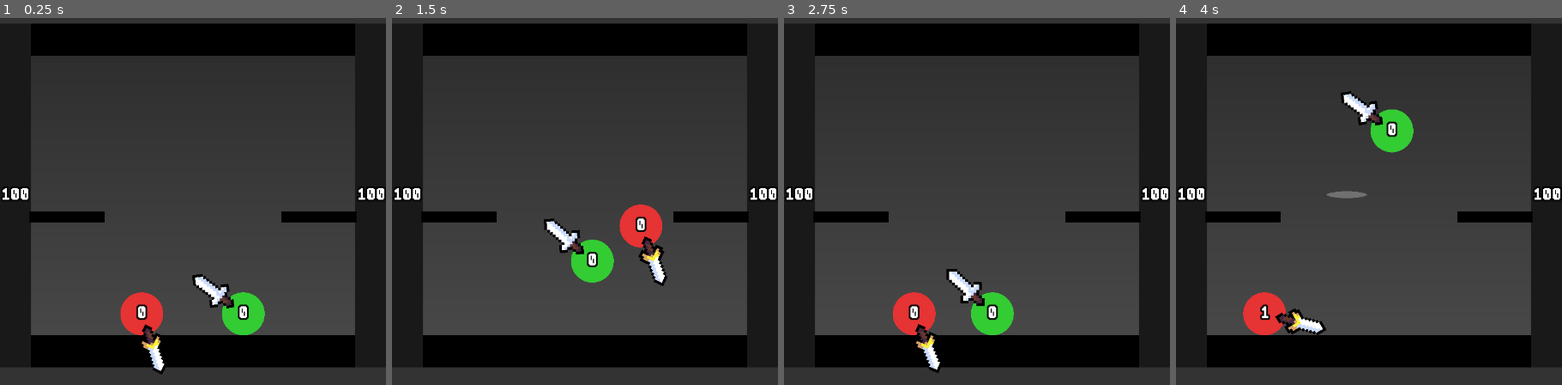
Above: before the commit, frames 1-4 (left to right).
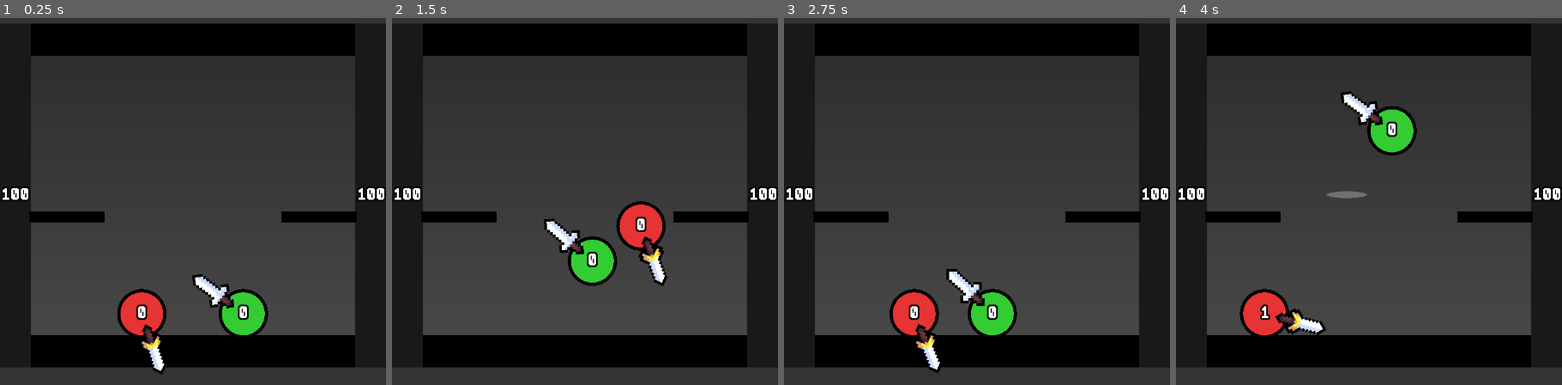
Above: after the commit, the same moments.

Repository: HarryLin349/Super-Smash-Balls
Game: Godot game, scene res://Main.tscn
Two runs of this game, one before a commit and one after it. Both use one fixed random seed, a clock stepped at 60 frames per second and the inputs below.
Inputs:
- Up to frame 1 (0.25 s): no input
- Up to frame 2 (1.5 s): no input
- Up to frame 3 (2.75 s): no input
- Up to frame 4 (4 s): no input

The runs differ from the first frame. In frame 1, 0.6% of the frame differs, in the area x 30-70%, y 73-87%; in frame 2, 0.6%, in the area x 45-71%, y 49-74%; in frame 3, 0.6%; in frame 4, 0.6%.

Commit message:
thick outlines

Diff:
--- a/Ball.gd
+++ b/Ball.gd
@@ -32,6 +32,7 @@
 @export var max_double_jumps := 1
 @export var weight := 1.0
 @export var damage_knockback_cooldown := 0.0 # prev 0.12 to prevent chains
+@export var outline_thickness := 6.0
 
 static var _hit_stop_active := false
 var _flash_timer := 0.0
@@ -105,6 +106,8 @@
 		draw_color = Color(1, 1, 1)
 	elif _in_hitstun:
 		draw_color = ball_color.lerp(Color(1, 1, 1), hitstun_tint_strength)
+	if outline_thickness > 0.0:
+		draw_circle(Vector2.ZERO, radius + outline_thickness, Color(0, 0, 0, 1))
 	draw_circle(Vector2.ZERO, radius, draw_color)
 
 func take_damage(amount: float, source: Ball = null, knockback_impulse: float = -1.0) -> void:
--- a/Main.gd
+++ b/Main.gd
@@ -28,7 +28,6 @@
 var walldist := 58
 
 var _game_over := false
-var _background_time := 0.0
 
 func _ready() -> void:
 	call_deferred("_layout_arena")
@@ -39,7 +38,6 @@
 func _process(delta: float) -> void:
 	if not _game_over:
 		_check_out_of_bounds()
-	_update_background_shader(delta)
 
 func _layout_arena() -> void:
 	var viewport_size := get_viewport_rect().size
@@ -151,13 +149,6 @@
 		visual.size = size
 		visual.position = -size * 0.5
 
-func _update_background_shader(delta: float) -> void:
-	if arena_background == null:
-		return
-	var material := arena_background.material
-	if material is ShaderMaterial:
-		_background_time += delta
-		material.set_shader_parameter("time", _background_time)
 
 func _on_damage_taken_changed(ball_id: int, damage_taken: float) -> void:
 	pass
Binary file added: assets/floor.png
Not shown, added: assets/floor.png.import
Not shown, changed: .DS_Store
Not shown, added: assets/floor.psd
Not shown, added: assets/stage.psd
